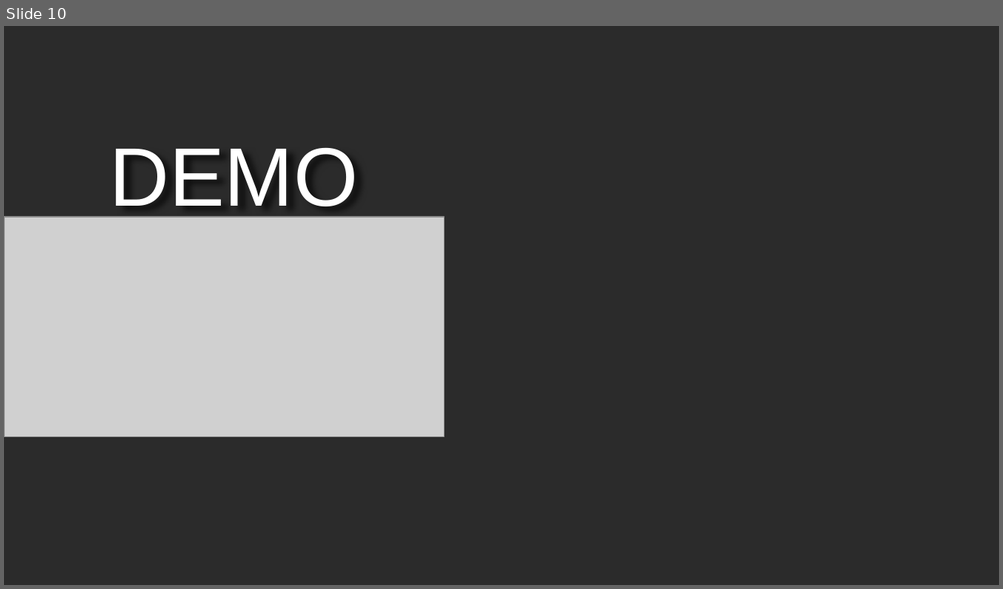
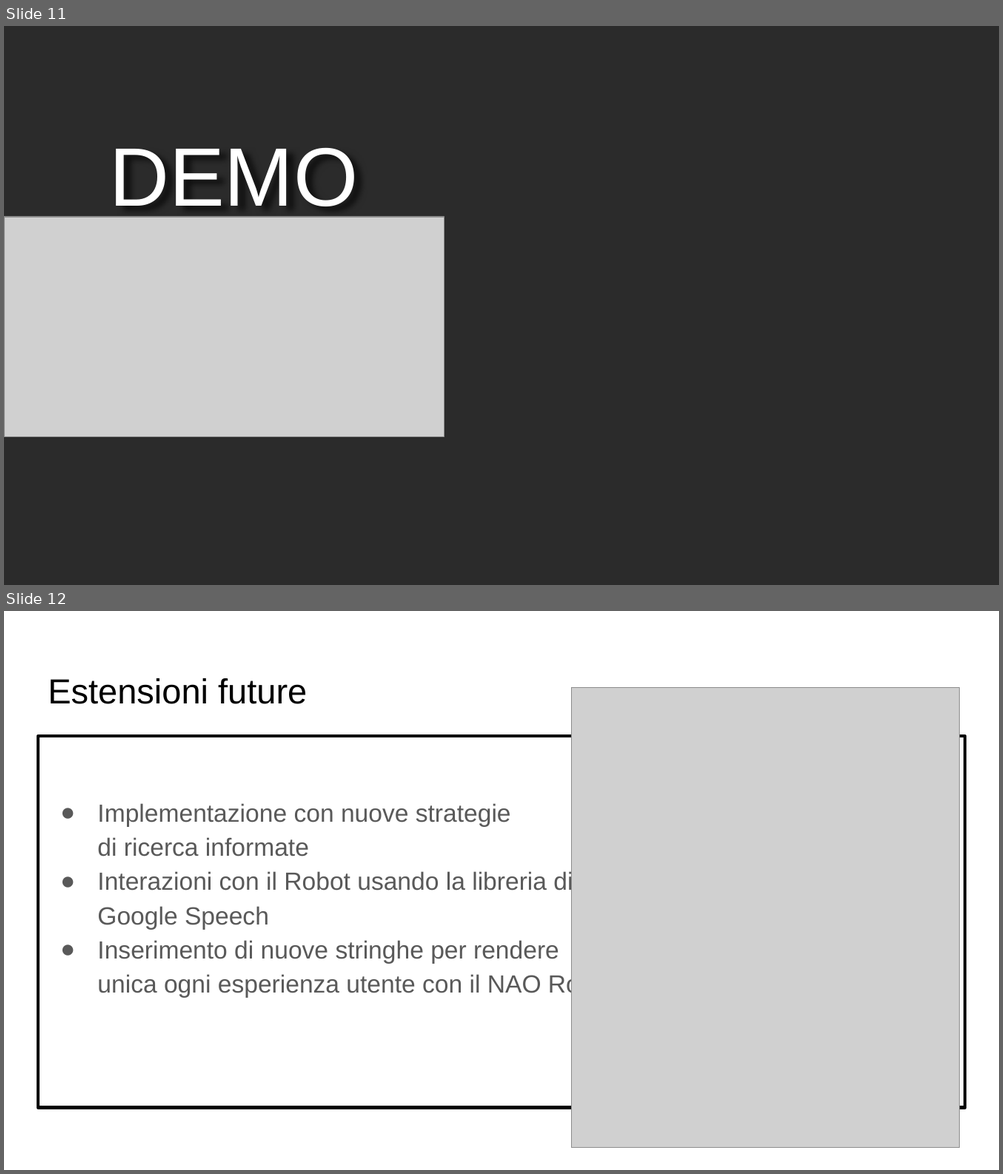
Before and after one commit to WWik/HaNAO-Tower, a slide deck: Documents/pptx/NaoPptx.pptx. Shown one above the other, each under a label of ours: slide 10 before the commit, slides 11 and 12 after it. The pictures are 1003x589 and 1003x1174 pixels, drawn with LibreOffice and Linux fonts; fonts in the diff are those of the drawing; grey boxes stand for pictures; background and template pictures are left out; a plain dark background stands for a picture behind light text. Boxes give left, top, right and bottom in pixels: in the first picture for what was removed or moved away, otherwise in the second. Text is boxed around its words. In the diff, an @@ line names an element or a change of style, - is before the commit and + after.

```diff
--- a/Documents/pptx/NaoPptx.pptx
+++ b/Documents/pptx/NaoPptx.pptx
@@ slide 12 added at (x1=4, y1=611, x2=999, y2=1170), background #FFFFFF @@
@@ title added at (x1=48, y1=678, x2=307, y2=704), 25.2 pt, text #000000 @@
+Estensioni future
@@ picture added at (x1=571, y1=687, x2=959, y2=1148) @@
@@ text added at (x1=38, y1=736, x2=965, y2=1108), outline #000000 2.25 pt, 18 pt, text #595959 @@
+● Implementazione con nuove strategie
+di ricerca informate
+● Interazioni con il Robot usando la libreria di
+Google Speech
+● Inserimento di nuove stringhe per rendere
+unica ogni esperienza utente con il NAO Robot
@@ what was slide 10 is now slide 11 @@
```
Also in this commit, not shown: 4 slides changed, 1 other slide added.
